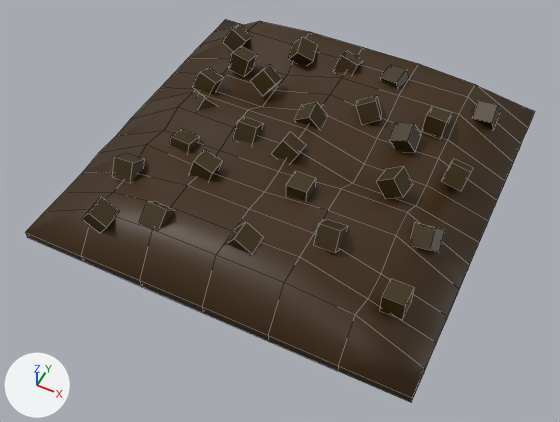
Renders of the Blender file Assets/Models/Usable Models/Soil/Compost.blend from each side of a commit.
Both versions are drawn from a 50 mm camera at (1.22, -2.65, 2.95) aimed at (0.02, -0.26, -0.04). Lighting does not change. The marker at lower left points along +X, +Y and +Z. Mesh edges are drawn as thin lines.
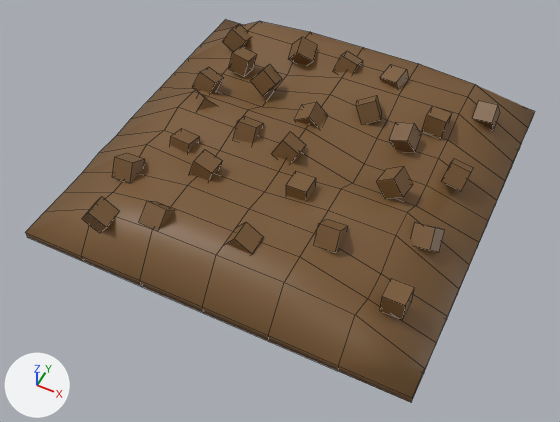
What differs and where, as boxes [x1, y1, x2, y2] in the pictures (560 x 422 px):
'Cube.040', recoloured, surface changed: [25, 19, 535, 402] in both

Patch to the scene script:
```diff
--- a/Assets/Models/Usable Models/Soil/Compost.blend.py
+++ b/Assets/Models/Usable Models/Soil/Compost.blend.py
@@ mat_material_001 @@
 mat_material_001 = principled_material('Material.001')
-mat_material_001.base_color = (0.0432, 0.0247, 0.0)  # brown #3b2c00
+mat_material_001.base_color = (0.191, 0.0976, 0.0331)  # brown #795833
@@ me_cube_040 @@
 me_cube_040.from_pydata(...)  # 412 vertices, 356 faces; spans x -1.0..1.0, y -1.0..1.0, z 0.0..0.34
 # used by ob_cube_040; location = (0.0, 0.0, 0.0)
+# me_cube_040 part 1: 194 faces spanning x -1.0..1.0, y -1.0..1.0, z 0.0..0.26 switch from mat_material_013 (brown #3c2500) to mat_material_001 (brown #795833)
```
